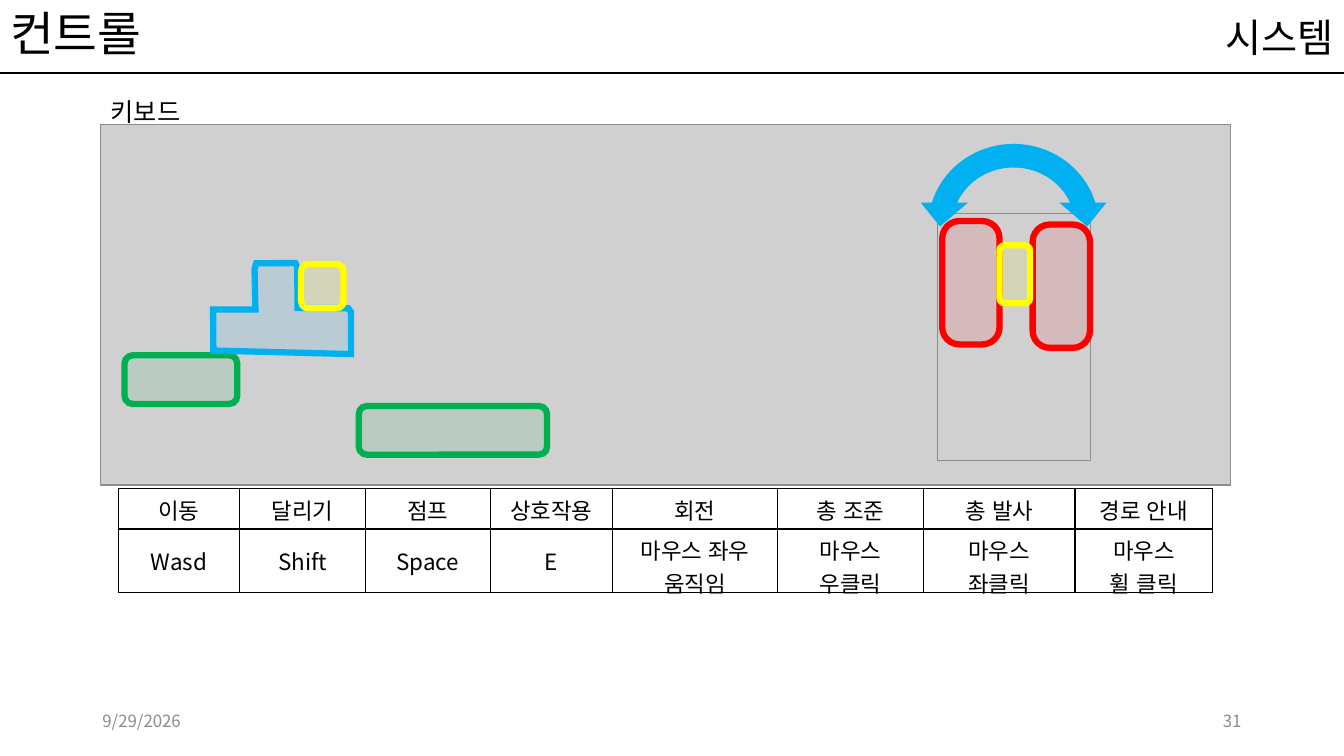
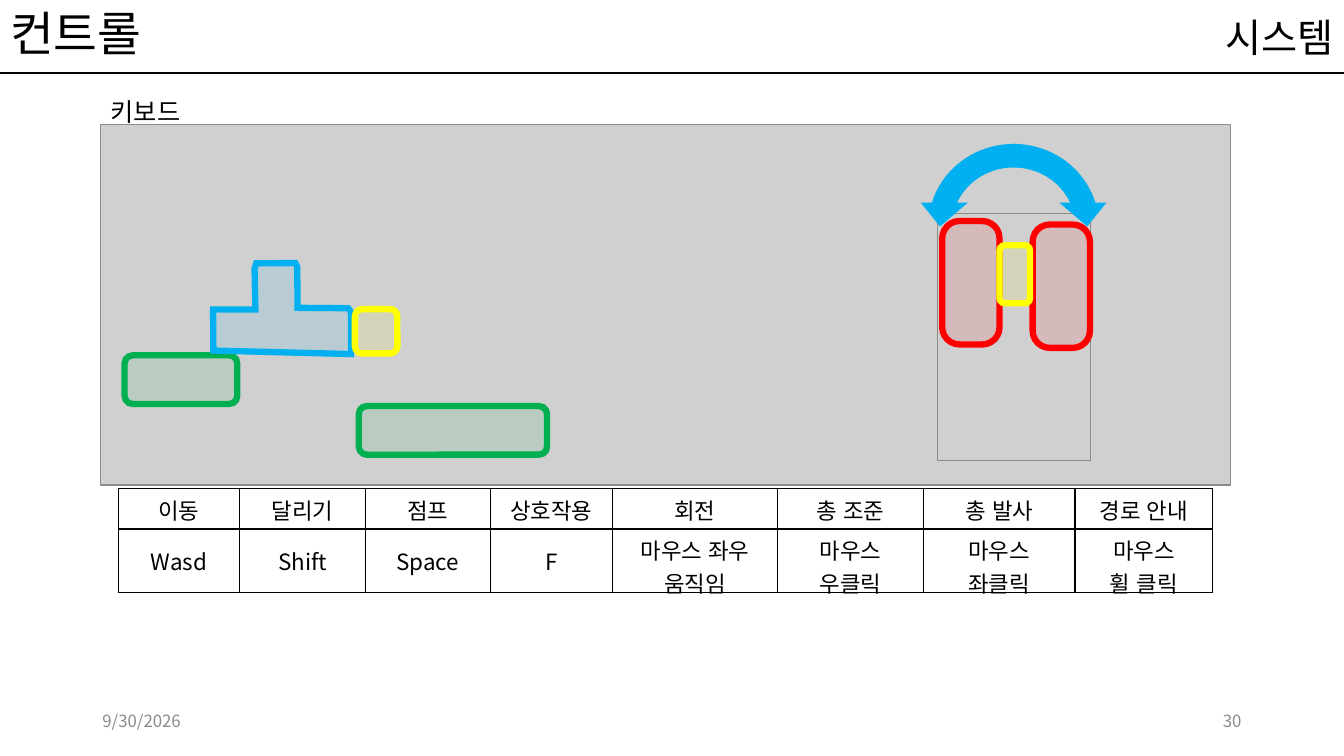
Before and after one commit to kwakyerin/2026_Graduation_Project, a slide deck: slide 30 of documents/HyunahKwon/design/designing/for_teammates/배트와 달트_기획서.pptx (slide 31 before the commit). Drawn at 1344x756 pixels with LibreOffice and Linux fonts; fonts in the diff are those of the drawing; grey boxes stand for pictures. Boxes give left, top, right and bottom in pixels: in the first picture for what was removed or moved away, otherwise in the second. Text is boxed around its words. In the diff, an @@ line names an element or a change of style, - is before the commit and + after.

```diff
--- a/documents/HyunahKwon/design/designing/for_teammates/배트와 달트_기획서.pptx
+++ b/documents/HyunahKwon/design/designing/for_teammates/배트와 달트_기획서.pptx
@@ rounded rectangle moved from (x1=301, y1=264, x2=344, y2=309) to (x1=355, y1=310, x2=397, y2=354) @@
@@ table at (x1=119, y1=488, x2=1214, y2=598) @@
-row 2, column 4: E
+row 2, column 4: F
@@ text at (x1=102, y1=714, x2=180, y2=730): text changed @@
-9/29/2026
+9/30/2026
@@ page number at (x1=1223, y1=714, x2=1242, y2=727): text changed @@
-31
+30
```
Also in this commit, not shown: 34 other slides changed, 1 slide removed, 3 other files.
